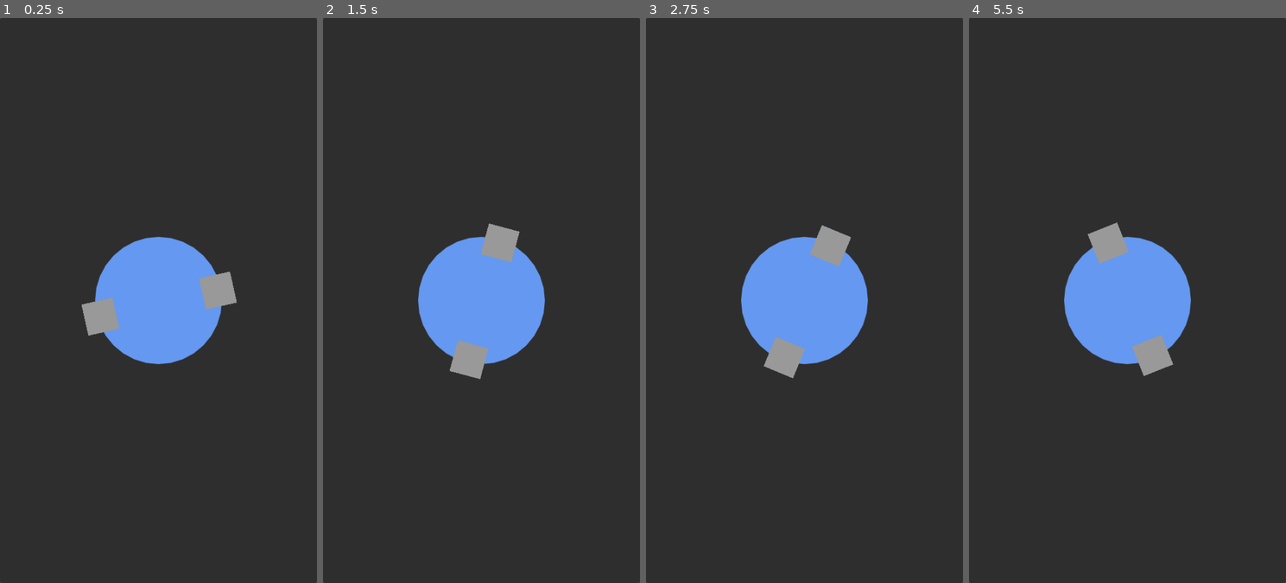
Above: before the commit, frames 1-4 (left to right).
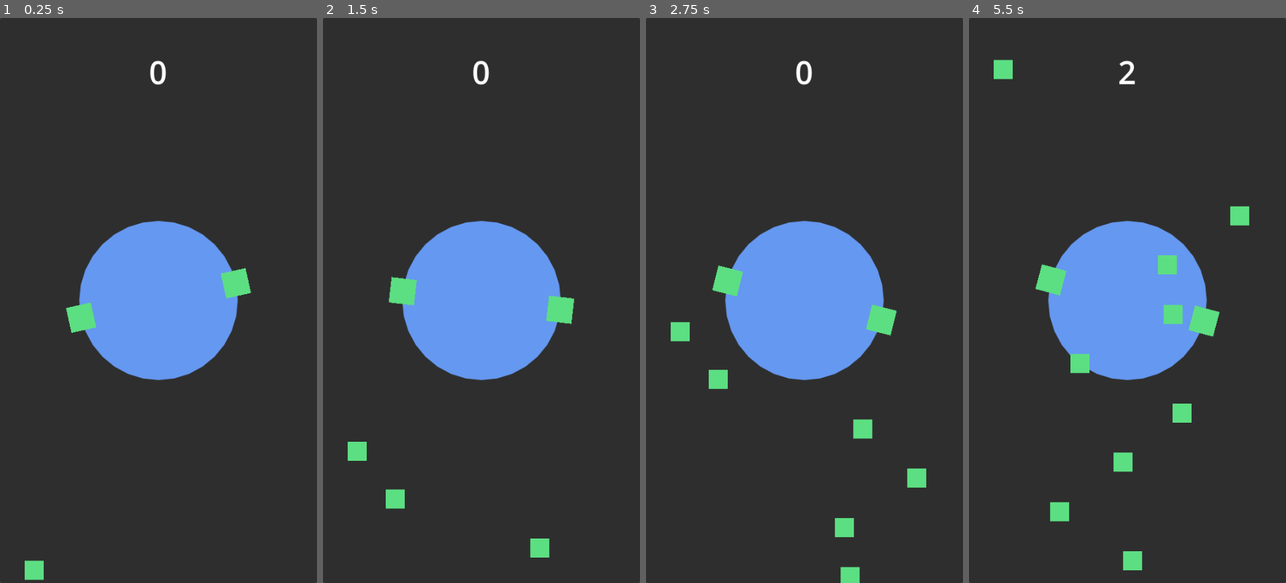
Above: after the commit, the same moments.

Repository: kotofeyy/CircleBattle
Game: Godot game, scene res://main.tscn
The game is run twice, just before and just after one commit, with the same random seed, the same clock (stepped at 60 frames per second) and the same inputs.
Inputs (mouse positions are in pixels of both pictures, inside the frame that each line leads up to):
- Up to frame 1 (0.25 s): no input
- Up to frame 2 (1.5 s): move the mouse to (551, 272) at 0.52 s; press the mouse at (551, 272) at 0.53 s; move the mouse to (418, 328) at 1.27 s; release the mouse at (418, 328) at 1.28 s; click (418, 328) at 1.35 s
- Up to frame 3 (2.75 s): move the mouse to (836, 176) at 2.02 s; press the mouse at (836, 176) at 2.03 s
- Up to frame 4 (5.5 s): move the mouse to (1111, 413) at 2.77 s; release the mouse at (1111, 413) at 2.78 s; click (1111, 413) at 2.85 s; move the mouse to (1222, 385) at 3.52 s; press the mouse at (1222, 385) at 3.53 s; move the mouse to (1032, 215) at 4.27 s; release the mouse at (1032, 215) at 4.28 s; click (1032, 215) at 4.35 s; move the mouse to (1143, 300) at 5.02 s; press the mouse at (1143, 300) at 5.03 s

The runs differ from the first frame. In frame 1, 5.5% of the frame differs, in the area x 7-80%, y 7-100%; in frame 2, 5.9%; in frame 3, 6.5%; in frame 4, 7.1%, in the area x 7-89%, y 7-98%.

Commit message:
core механика готова

Diff:
--- /dev/null
+++ b/code/enemy.gd
@@ -0,0 +1,30 @@
+extends Panel
+class_name Enemy
+
+const ELEMENT_ENEMY = preload("uid://bd5ah7dx2gsdr")
+const ELEMENT_FRIEND = preload("uid://nhx7jgro50t")
+
+@export var speed: int = 150
+
+
+signal area_entered
+
+var type_element = "friend" ## friend or enemy
+
+
+func _ready() -> void:
+	if type_element == "friend": add_theme_stylebox_override("panel", ELEMENT_FRIEND)
+	else: add_theme_stylebox_override("panel", ELEMENT_ENEMY)
+
+
+func _physics_process(delta: float) -> void:
+	position.y -= speed * delta
+
+
+func _on_visible_on_screen_enabler_2d_screen_exited() -> void:
+	queue_free()
+
+
+func _on_area_2d_area_entered(area: Area2D) -> void:
+	emit_signal("area_entered", type_element)
+	queue_free()
--- a/code/main.gd
+++ b/code/main.gd
@@ -1,13 +1,21 @@
 extends Control
+
+
 @onready var panel: Panel = $Panel
+@onready var score_label: Label = $ScoreLabel
+@onready var enemy_prefub: PackedScene = preload("res://enemy.tscn")
+@onready var audio_stream_player: AudioStreamPlayer = $AudioStreamPlayer
 
 
 var direction: bool
-
+var scores = 0
+var chance_spawn_eneemy = 0.15
+var health = 3
+var game_is_start = true
 
 func _ready() -> void:
-	pass
-
+	score_label.text = str(scores)
+	spawn_loop()
 
 func _physics_process(delta: float) -> void:
 	if direction:
@@ -19,3 +27,39 @@
 func _unhandled_input(event: InputEvent) -> void:
 	if event is InputEventMouseButton  and event.is_action_pressed("mouse_action"):
 		direction = !direction
+
+
+func spawn_loop() -> void:
+	var screen_size = get_viewport().get_visible_rect().size
+	while game_is_start:
+		var position_x = randi_range(0, screen_size.x - 40)
+		var chance = randf()
+		print("шанс - ", chance)
+		var enemy: Enemy = enemy_prefub.instantiate()
+		enemy.area_entered.connect(on_area_entered)
+		if chance < chance_spawn_eneemy:
+			enemy.type_element = "enemy"
+		else:
+			enemy.type_element = "friend"
+		add_child(enemy)
+		enemy.position = Vector2(position_x, screen_size.y)
+
+		await get_tree().create_timer(0.5).timeout
+
+		if !game_is_start: return
+
+
+func on_area_entered(type) -> void:
+	if type == "friend":
+		scores += 1
+		if scores > 10:
+			chance_spawn_eneemy = 0.25
+	else:
+		health -= 1
+		if health < 1:
+			game_is_start = false
+
+
+	score_label.text = str(scores)
+
+	audio_stream_player.play()
--- /dev/null
+++ b/enemy.tscn
@@ -0,0 +1,25 @@
+[gd_scene format=3 uid="uid://cjuvs8ph0kmrt"]
+
+[ext_resource type="StyleBox" uid="uid://nhx7jgro50t" path="res://themes/element_friend.tres" id="1_4gyqm"]
+[ext_resource type="Script" uid="uid://opog2yl3clwo" path="res://code/enemy.gd" id="1_7k104"]
+
+[sub_resource type="RectangleShape2D" id="RectangleShape2D_4gyqm"]
+size = Vector2(30, 30)
+
+[node name="Enemy" type="Panel" unique_id=48449501]
+offset_right = 30.0
+offset_bottom = 30.0
+theme_override_styles/panel = ExtResource("1_4gyqm")
+script = ExtResource("1_7k104")
+
+[node name="VisibleOnScreenEnabler2D" type="VisibleOnScreenEnabler2D" parent="." unique_id=1663359823]
+rect = Rect2(0, 0, 30, 30)
+
+[node name="Area2D" type="Area2D" parent="." unique_id=1196894048]
+
+[node name="CollisionShape2D" type="CollisionShape2D" parent="Area2D" unique_id=907144788]
+position = Vector2(15, 15)
+shape = SubResource("RectangleShape2D_4gyqm")
+
+[connection signal="screen_exited" from="VisibleOnScreenEnabler2D" to="." method="_on_visible_on_screen_enabler_2d_screen_exited"]
+[connection signal="area_entered" from="Area2D" to="." method="_on_area_2d_area_entered"]
--- a/main.tscn
+++ b/main.tscn
@@ -1,15 +1,21 @@
 [gd_scene format=3 uid="uid://cdhlpftxu8jel"]
 
 [ext_resource type="Script" uid="uid://bce8vin34cd88" path="res://code/main.gd" id="1_ig7tw"]
+[ext_resource type="StyleBox" uid="uid://nhx7jgro50t" path="res://themes/element_friend.tres" id="2_1bvp3"]
+[ext_resource type="AudioStream" uid="uid://bwsmqnjf5pylq" path="res://sounds/751080__smallconfusion__mechanical-plastic-click-02.wav" id="4_1bvp3"]
 
 [sub_resource type="StyleBoxFlat" id="StyleBoxFlat_7dm0k"]
 bg_color = Color(0.3954539, 0.5960563, 0.9408558, 1)
-corner_radius_top_left = 100
-corner_radius_top_right = 100
-corner_radius_bottom_right = 100
-corner_radius_bottom_left = 100
+corner_radius_top_left = 150
+corner_radius_top_right = 150
+corner_radius_bottom_right = 150
+corner_radius_bottom_left = 150
 
-[sub_resource type="StyleBoxFlat" id="StyleBoxFlat_0xm2m"]
+[sub_resource type="RectangleShape2D" id="RectangleShape2D_ig7tw"]
+size = Vector2(40, 40)
+
+[sub_resource type="RectangleShape2D" id="RectangleShape2D_0xm2m"]
+size = Vector2(40, 40)
 
 [node name="Main" type="Control" unique_id=2112709019]
 layout_mode = 3
@@ -37,12 +43,13 @@
 anchor_top = 0.5
 anchor_right = 0.5
 anchor_bottom = 0.5
-offset_left = -100.0
-offset_top = -100.0
-offset_right = 100.0
-offset_bottom = 100.0
+offset_left = -125.0
+offset_top = -125.0
+offset_right = 125.0
+offset_bottom = 125.0
 grow_horizontal = 2
 grow_vertical = 2
+mouse_filter = 2
 theme_override_styles/panel = SubResource("StyleBoxFlat_7dm0k")
 
 [node name="Panel" type="Panel" parent="." unique_id=810005137]
@@ -54,13 +61,14 @@
 anchor_top = 0.5
 anchor_right = 0.5
 anchor_bottom = 0.5
-offset_left = -100.0
-offset_top = -100.0
-offset_right = 100.0
-offset_bottom = 100.0
+offset_left = -125.0
+offset_top = -125.0
+offset_right = 125.0
+offset_bottom = 125.0
 grow_horizontal = 2
 grow_vertical = 2
 pivot_offset_ratio = Vector2(0.5, 0.5)
+mouse_filter = 2
 
 [node name="Element" type="Panel" parent="Panel" unique_id=788550441]
 layout_mode = 1
@@ -69,13 +77,21 @@
 anchor_top = 0.5
 anchor_right = 0.5
 anchor_bottom = 0.5
-offset_left = 70.0
+offset_left = 105.0
 offset_top = -20.0
-offset_right = 120.00015
-offset_bottom = 30.000061
+offset_right = 144.99997
+offset_bottom = 20.0
 grow_horizontal = 2
 grow_vertical = 2
-theme_override_styles/panel = SubResource("StyleBoxFlat_0xm2m")
+pivot_offset = Vector2(20, 20)
+mouse_filter = 2
+theme_override_styles/panel = ExtResource("2_1bvp3")
+
+[node name="Area2DElement1" type="Area2D" parent="Panel/Element" unique_id=1069797199]
+
+[node name="CollisionShape2DElement1" type="CollisionShape2D" parent="Panel/Element/Area2DElement1" unique_id=666998756]
+position = Vector2(20, 20)
+shape = SubResource("RectangleShape2D_ig7tw")
 
 [node name="Element2" type="Panel" parent="Panel" unique_id=1908092260]
 layout_mode = 1
@@ -84,10 +100,41 @@
 anchor_top = 0.5
 anchor_right = 0.5
 anchor_bottom = 0.5
-offset_left = -120.0
+offset_left = -145.0
 offset_top = -20.0
-offset_right = -69.99982
-offset_bottom = 30.000061
+offset_right = -105.00005
+offset_bottom = 20.0
 grow_horizontal = 2
 grow_vertical = 2
-theme_override_styles/panel = SubResource("StyleBoxFlat_0xm2m")
+pivot_offset = Vector2(20, 20)
+mouse_filter = 2
+theme_override_styles/panel = ExtResource("2_1bvp3")
+
+[node name="Area2DElement2" type="Area2D" parent="Panel/Element2" unique_id=462463089]
+
+[node name="CollisionShape2DElement2" type="CollisionShape2D" parent="Panel/Element2/Area2DElement2" unique_id=1269300167]
+position = Vector2(20, 20)
+shape = SubResource("RectangleShape2D_0xm2m")
+
+[node name="EnemiesManager" type="Control" parent="." unique_id=1376104453]
+layout_mode = 1
+anchors_preset = 12
+anchor_top = 1.0
+anchor_right = 1.0
+anchor_bottom = 1.0
+grow_horizontal = 2
+grow_vertical = 0
+
+[node name="AudioStreamPlayer" type="AudioStreamPlayer" parent="." unique_id=457532437]
+stream = ExtResource("4_1bvp3")
+
+[node name="ScoreLabel" type="Label" parent="." unique_id=211594171]
+layout_mode = 1
+anchors_preset = 10
+anchor_right = 1.0
+offset_top = 50.0
+offset_bottom = 119.0
+grow_horizontal = 2
+theme_override_font_sizes/font_size = 50
+text = "150"
+horizontal_alignment = 1
--- /dev/null
+++ b/themes/element_enemy.tres
@@ -0,0 +1,4 @@
+[gd_resource type="StyleBoxFlat" format=3 uid="uid://bd5ah7dx2gsdr"]
+
+[resource]
+bg_color = Color(0, 0, 0, 1)
--- /dev/null
+++ b/themes/element_friend.tres
@@ -0,0 +1,4 @@
+[gd_resource type="StyleBoxFlat" format=3 uid="uid://nhx7jgro50t"]
+
+[resource]
+bg_color = Color(0.36023173, 0.8753086, 0.5084404, 1)
--- /dev/null
+++ b/themes/element_health.tres
@@ -0,0 +1,4 @@
+[gd_resource type="StyleBoxFlat" format=3 uid="uid://ciuglsimu31u0"]
+
+[resource]
+bg_color = Color(0.9098039, 0.3372549, 0.5411765, 1)
Not shown, added: code/enemy.gd.uid
Not shown, added: sounds/751080__smallconfusion__mechanical-plastic-click-02.wav.import
Not shown, added: sounds/751080__smallconfusion__mechanical-plastic-click-02.wav
